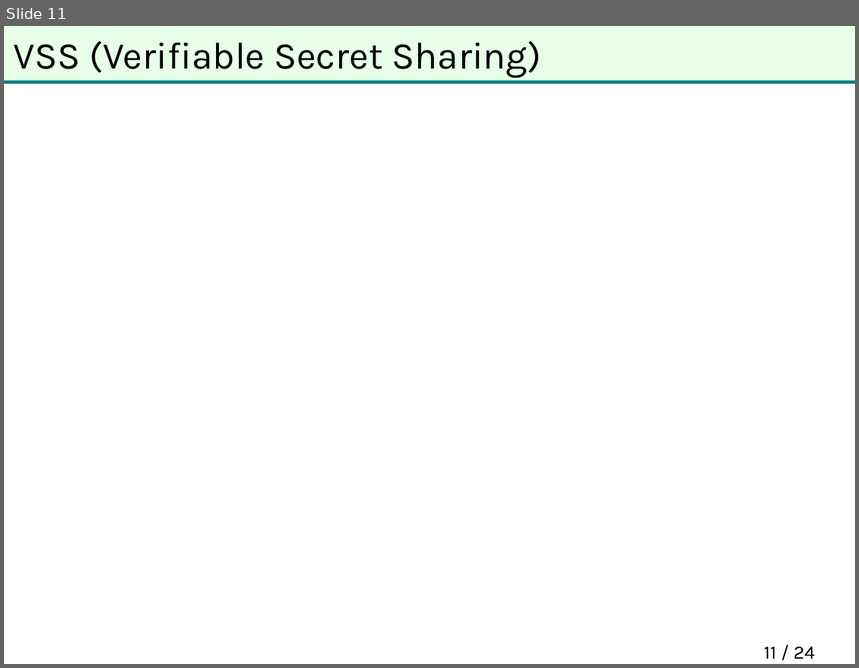
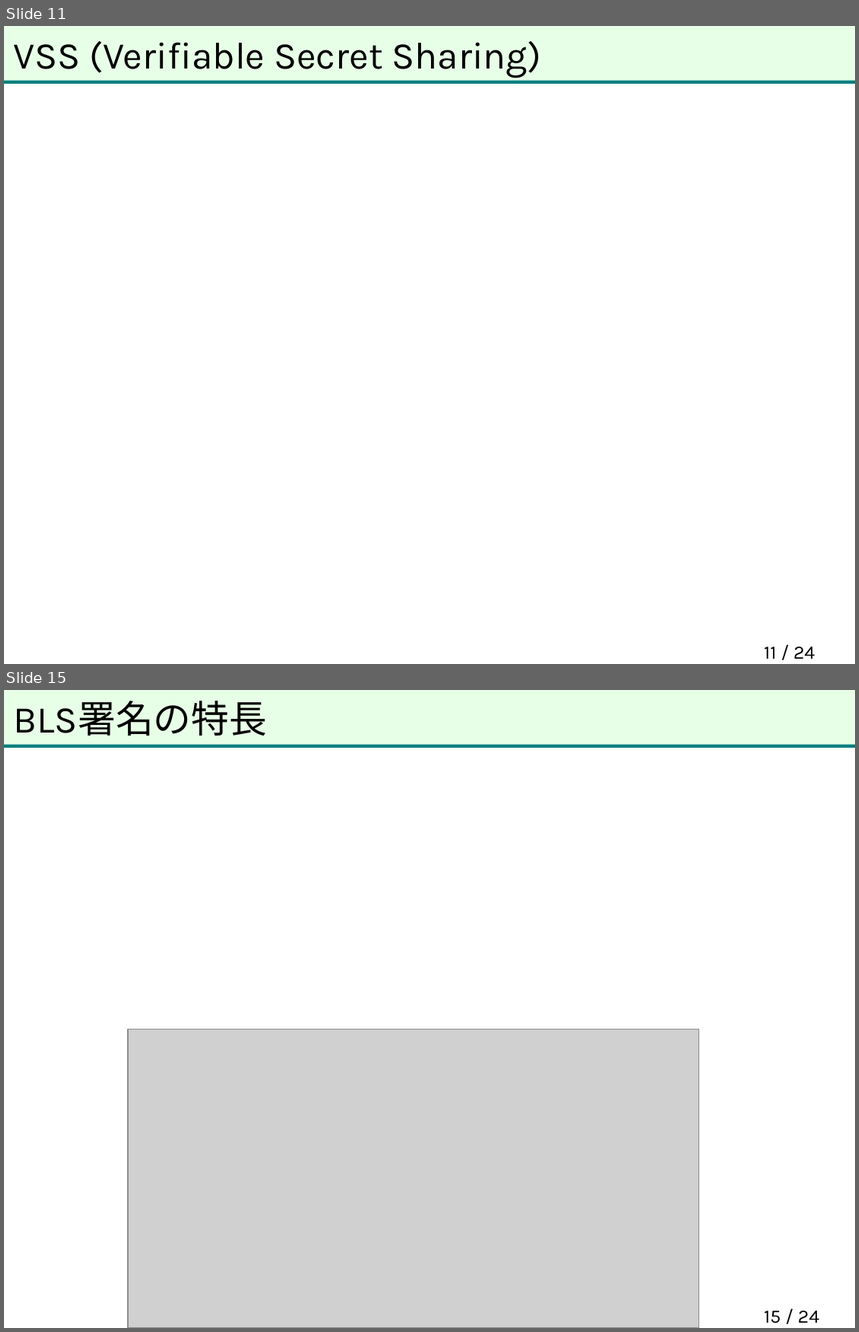
Before and after one commit to herumi/anninbon, a slide deck: lec/anninbon11.pptx. Shown one above the other, each under a label of ours: slide 11 before the commit, slides 11 and 15 after it; the slides between them are not shown. The pictures are 859x668 and 859x1332 pixels, drawn with LibreOffice and Linux fonts; fonts in the diff are those of the drawing; grey boxes stand for pictures; background and template pictures are left out. Boxes give left, top, right and bottom in pixels: in the first picture for what was removed or moved away, otherwise in the second. Text is boxed around its words. In the diff, an @@ line names an element or a change of style, - is before the commit and + after.

```diff
--- a/lec/anninbon11.pptx
+++ b/lec/anninbon11.pptx
@@ slide 15 added at [4,690,855,1328], background picture (left out); not listed: 2 template elements that a slide beside it also shows @@
@@ title added at [14,701,267,736], 32 pt, text #000000 @@
+BLS署名の特長
@@ picture added at [129,1030,699,1328] @@
@@ page number added at [764,1311,819,1324], 16 pt, text #000000 @@
+15 / 24
```
Also in this commit, not shown: 1 slide changed, 5 other slides added.
